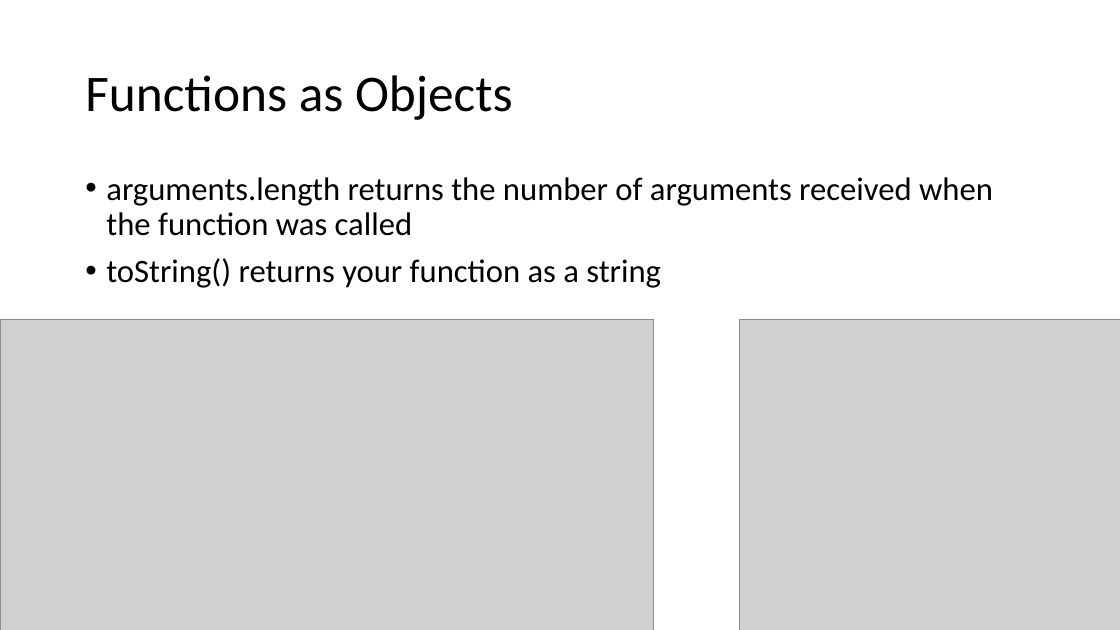
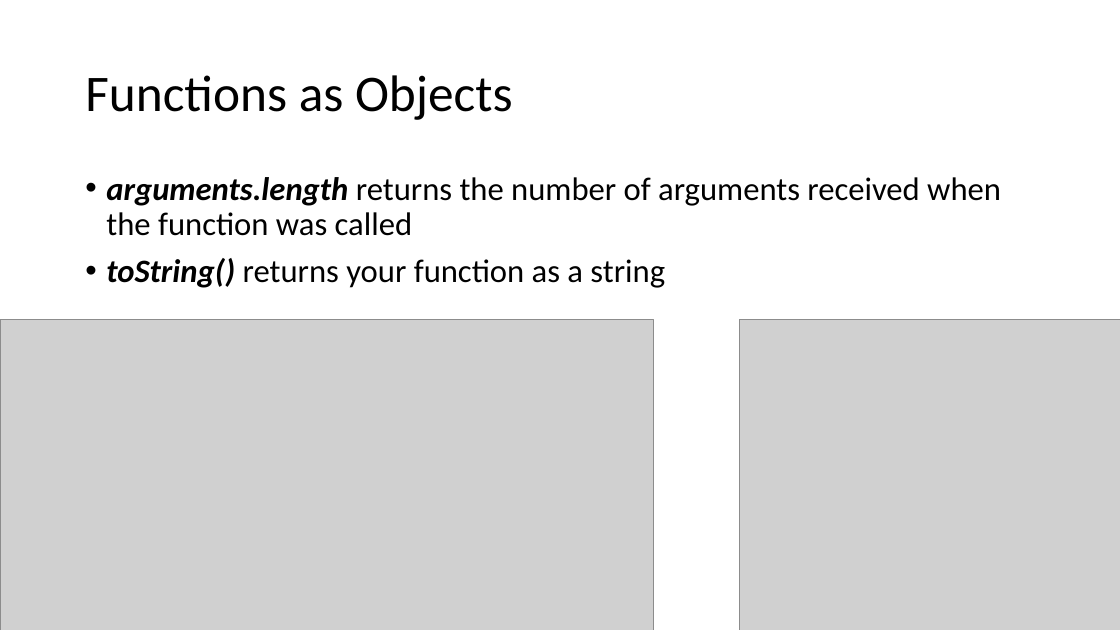
Before and after one commit to YWCANWIL-TechLab/Module12-Functions, a slide deck: slide 13 of slides/Module 12 - Functions.pptx. Drawn at 1120x630 pixels with LibreOffice and Linux fonts; fonts in the diff are those of the drawing; grey boxes stand for pictures. Boxes give left, top, right and bottom in pixels: in the first picture for what was removed or moved away, otherwise in the second. Text is boxed around its words. In the diff, an @@ line names an element or a change of style, - is before the commit and + after.

```diff
--- a/slides/Module 12 - Functions.pptx
+++ b/slides/Module 12 - Functions.pptx
@@ text "arguments.length returns the number of ..." at box(106, 177, 1001, 288): bold on, italic on in "arguments.length", "toString()" @@
```
Also in this commit, not shown: 9 other slides changed, 1 slide added, 1 slide removed.
